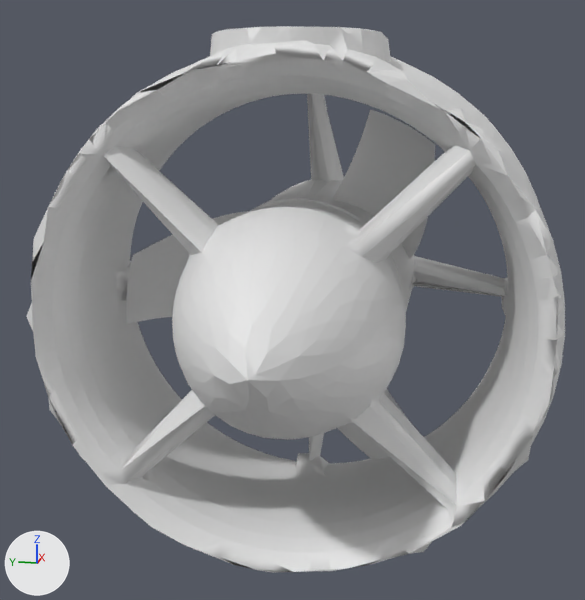
Before and after pictures for a commit that changed the OBJ model src/sub_sim/data/robots/marlin_v2/thruster/thruster.obj.
Both versions are drawn from a camera (50 mm lens) standing at (-0.1604, -0.0282, 0.0376) and looking at (-0.0019, 0.0034, -0.002). Every picture has the same lights, and +X, +Y and +Z are marked at lower left. The picture after the commit comes second. Where no turn or scale is listed for an object, it has been applied to the vertices.

In view in the first picture: 'obj1', 'obj325.001'.
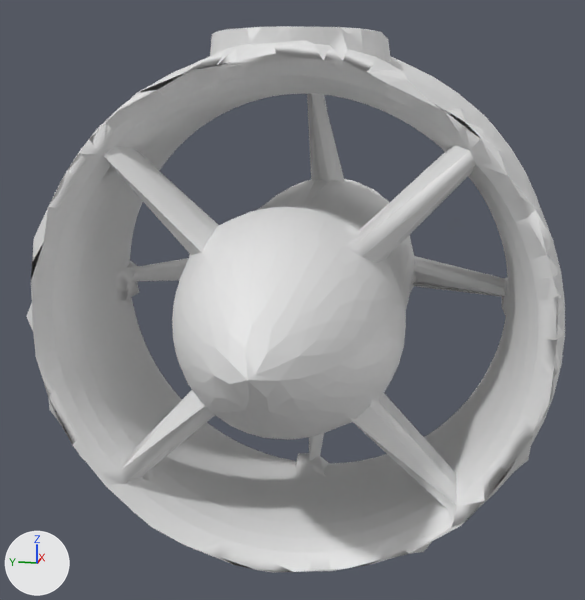
Diff of the bpy script that builds the scene:
```diff
--- a/src/sub_sim/data/robots/marlin_v2/thruster/thruster.obj.py
+++ b/src/sub_sim/data/robots/marlin_v2/thruster/thruster.obj.py
@@ ob_obj1 @@
-ob_obj1 = bpy.data.objects.new('obj1', me_obj1)
-ob_obj1.location = (0.0, 0.0, 0.0)
```

What differs and where, as boxes [x1, y1, x2, y2] in the pictures (585 x 600 px):
'obj1', deleted
    before: [126, 109, 435, 459]
